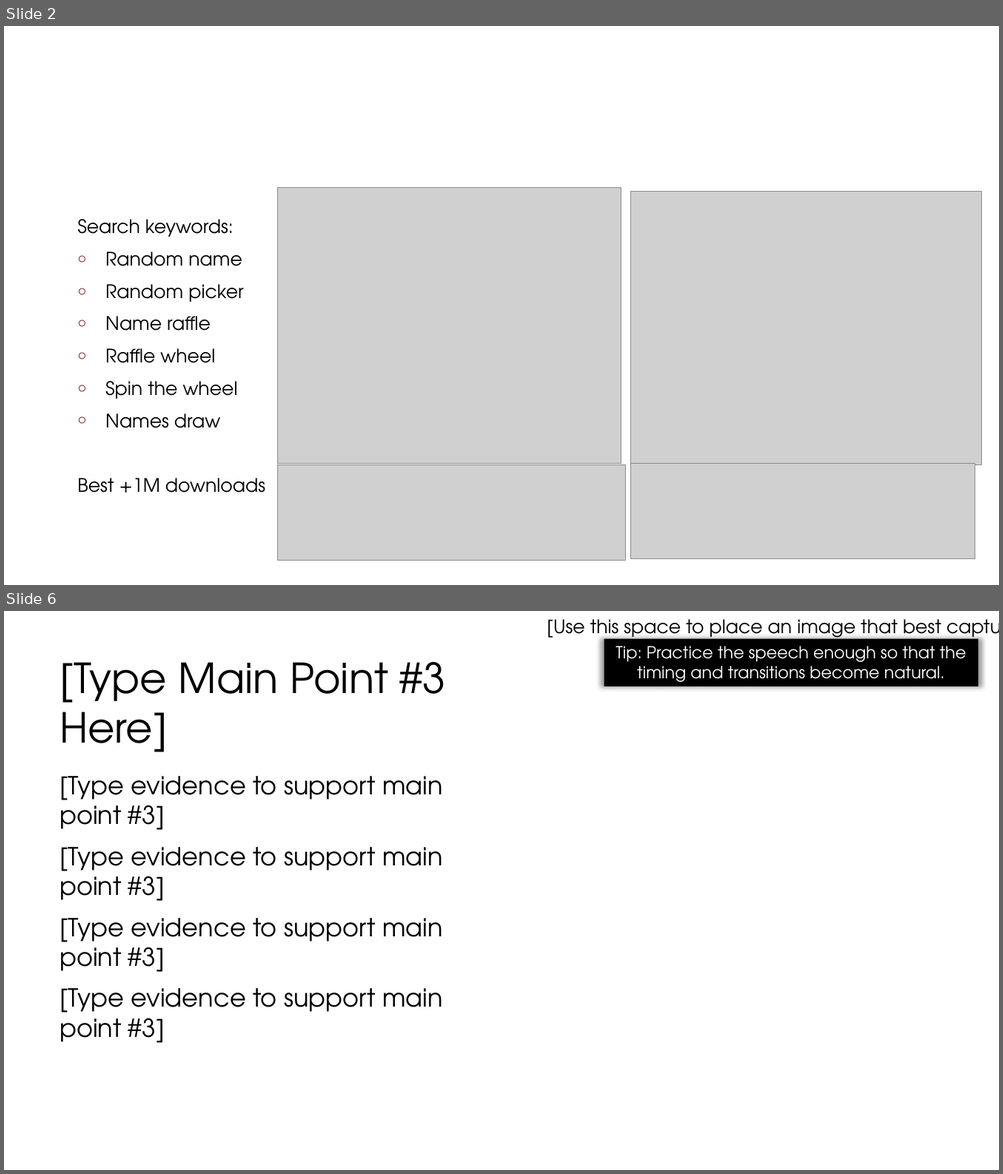
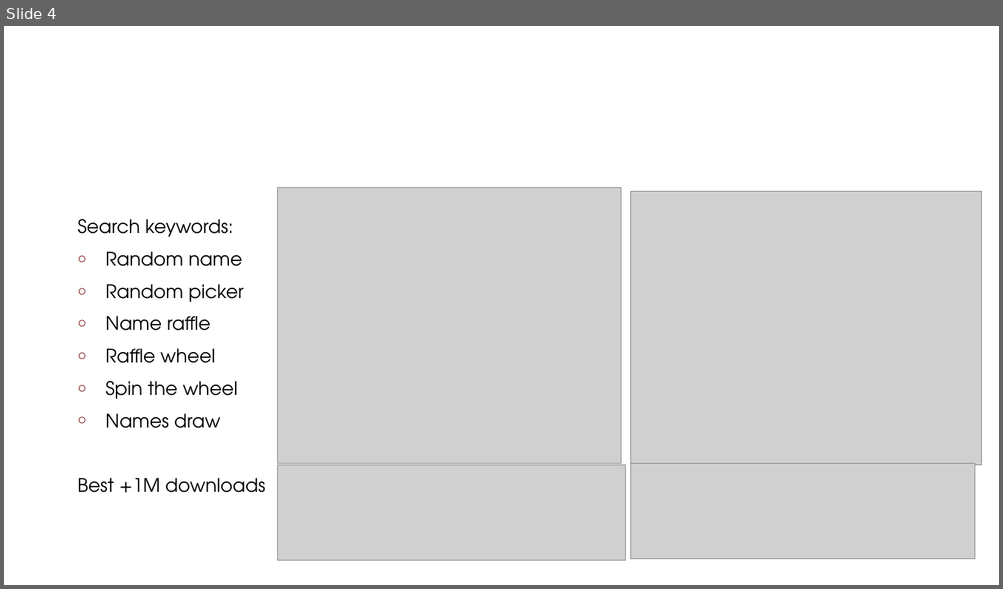
Before and after one commit to SheeraNergaon/RandomPicker, a slide deck: Random Picker.pptx. Shown one above the other, each under a label of ours: slides 2 and 6 before the commit, slide 4 after it; the slides between them are not shown. The pictures are 1003x1174 and 1003x589 pixels, drawn with LibreOffice and Linux fonts; fonts in the diff are those of the drawing; grey boxes stand for pictures; background and template pictures are left out. Boxes give left, top, right and bottom in pixels: in the first picture for what was removed or moved away, otherwise in the second. Text is boxed around its words. In the diff, an @@ line names an element or a change of style, - is before the commit and + after.

```diff
--- a/Random Picker.pptx
+++ b/Random Picker.pptx
@@ slide 6 removed at <box>4,611,999,1170</box>, background #FFFFFF @@
@@ text removed at <box>546,619,941,662</box> @@
-  [Use this space to place an image that best captures the main idea of point #3]
@@ rectangle removed at <box>604,638,978,686</box> @@
-Tip: Practice the speech enough so that the timing and transitions become natural.
@@ title removed at <box>60,662,446,752</box> @@
-[Type Main Point #3 Here]
@@ text removed at <box>60,776,443,1043</box> @@
-[Type evidence to support main point #3]
-[Type evidence to support main point #3]
-[Type evidence to support main point #3]
-[Type evidence to support main point #3]
@@ what was slide 2 is now slide 4 @@
```
Also in this commit, not shown: 17 slides added, 7 other slides removed, 9 other files.
